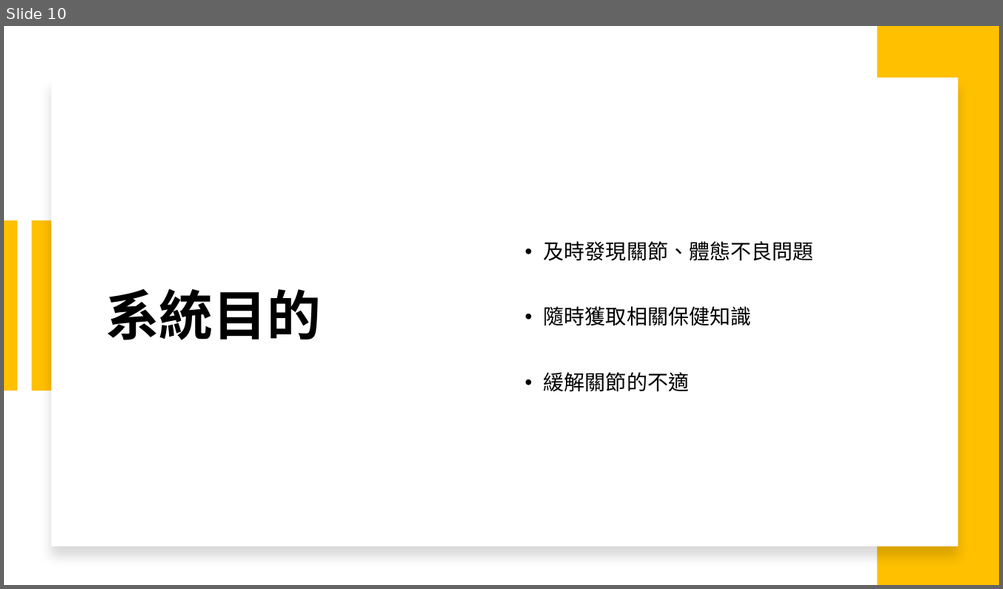
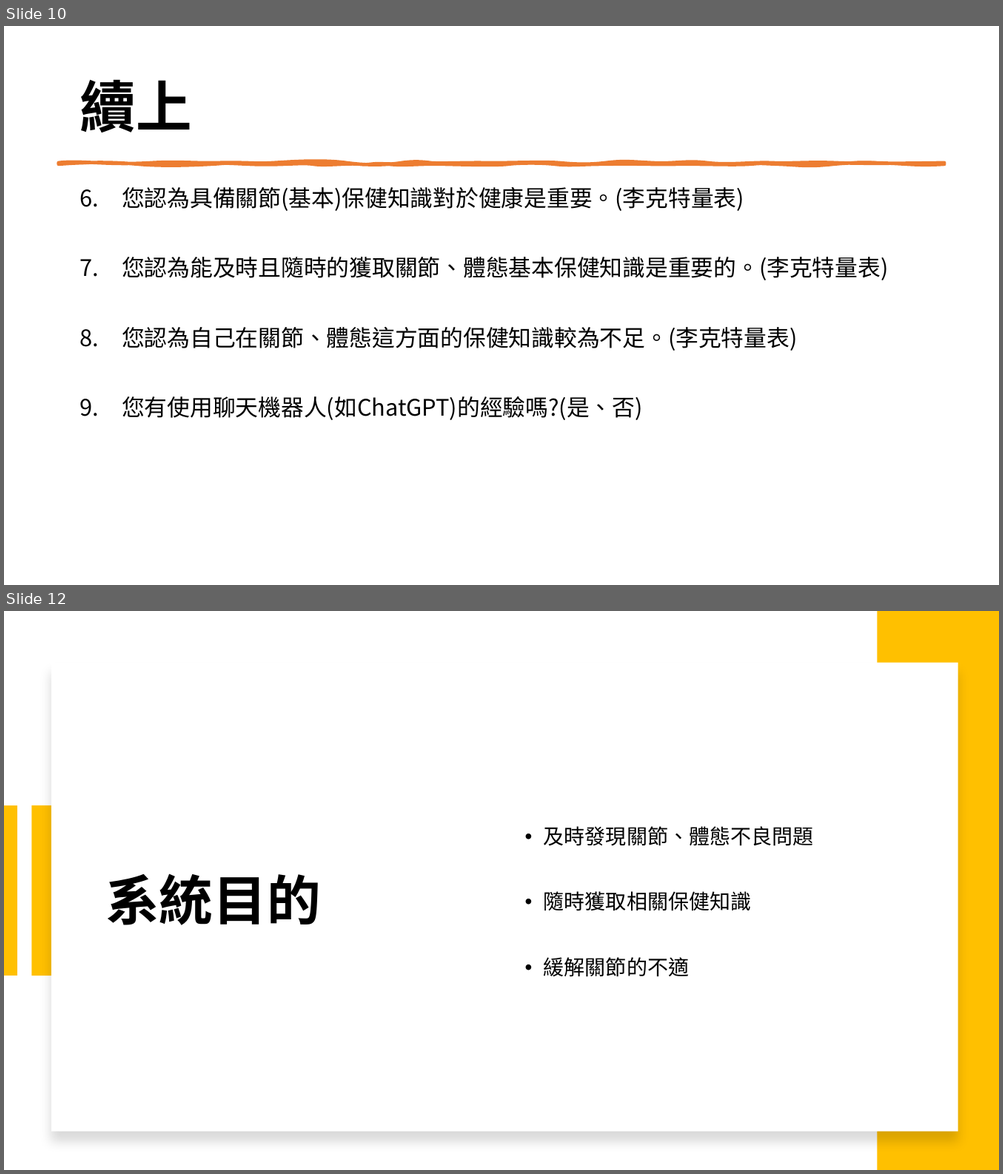
Before and after one commit to michaelchen1225/-, a slide deck: 企研/企研報告.pptx. Shown one above the other, each under a label of ours: slide 10 before the commit, slides 10 and 12 after it; the slides between them are not shown. The pictures are 1003x589 and 1003x1174 pixels, drawn with LibreOffice and Linux fonts; fonts in the diff are those of the drawing. Boxes give left, top, right and bottom in pixels: in the first picture for what was removed or moved away, otherwise in the second. Text is boxed around its words. In the diff, an @@ line names an element or a change of style, - is before the commit and + after.

```diff
--- a/企研/企研報告.pptx
+++ b/企研/企研報告.pptx
@@ slide 10 added at (x1=4, y1=26, x2=999, y2=585), background #FFFFFF @@
@@ title added at (x1=79, y1=79, x2=191, y2=133), 54 pt, text #000000, bold @@
+續上
@@ freeform shape added at (x1=59, y1=163, x2=944, y2=164), fill #ED7D31, outline #ED7D31 3.25 pt @@
@@ text added at (x1=122, y1=187, x2=888, y2=420), 22 pt, text #000000 @@
+6. 您認為具備關節(基本)保健知識對於健康是重要。(李克特量表)
+7. 您認為能及時且隨時的獲取關節、體態基本保健知識是重要的。(李克特量表)
+8. 您認為自己在關節、體態這方面的保健知識較為不足。(李克特量表)
+9. 您有使用聊天機器人(如ChatGPT)的經驗嗎?(是、否)
@@ what was slide 10 is now slide 12 @@
```
Also in this commit, not shown: 8 slides changed, 10 other slides added, 6 slides removed, 8 other files.
